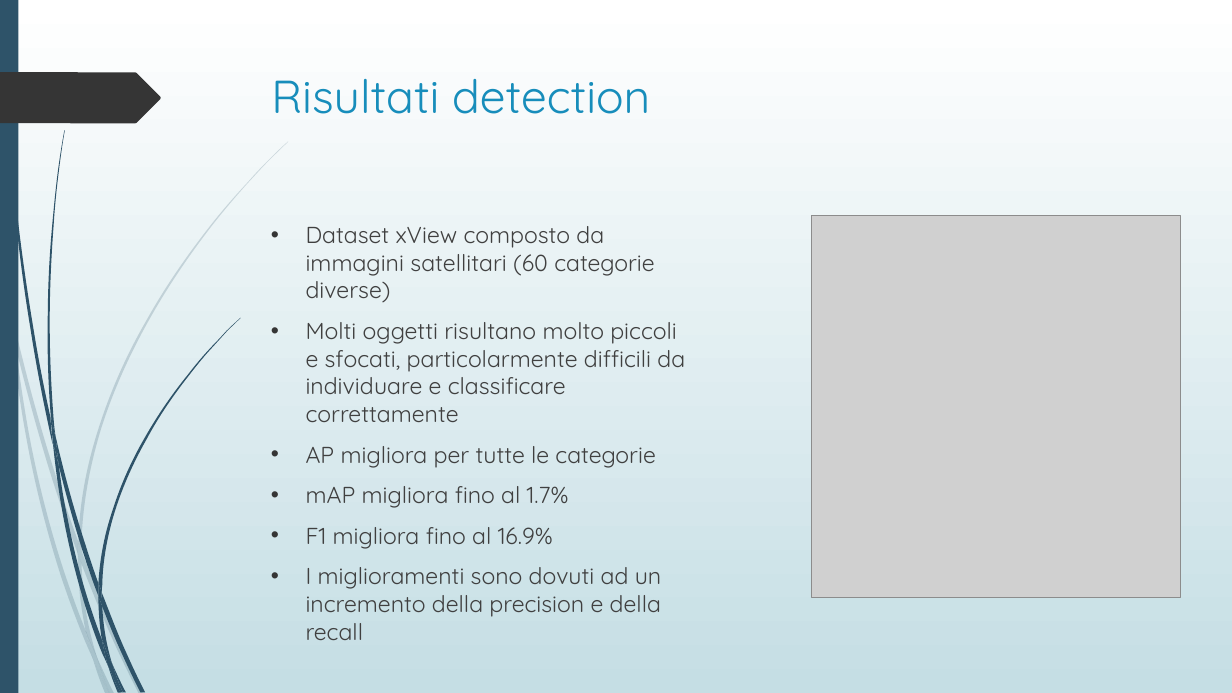
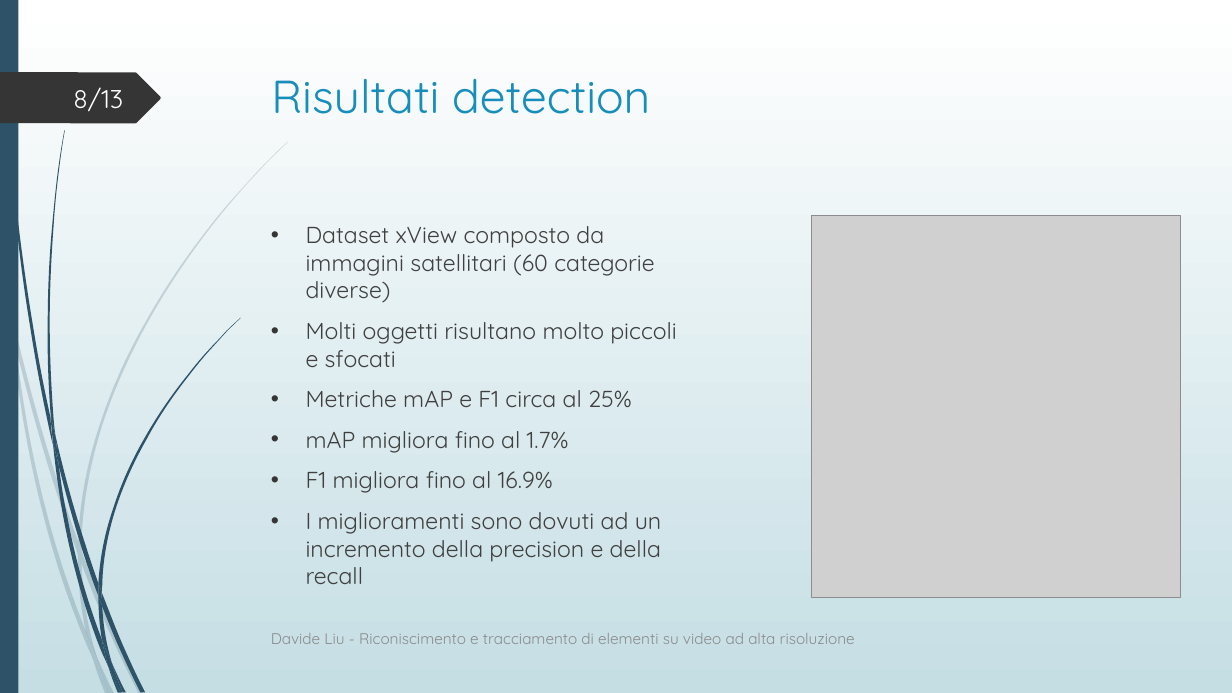
Before and after one commit to davide97l/Tesi-Laurea-Triennale, a slide deck: slide 8 of presentazione_tesi.pptx. Drawn at 1232x693 pixels with LibreOffice and Linux fonts; fonts in the diff are those of the drawing; grey boxes stand for pictures. Boxes give left, top, right and bottom in pixels: in the first picture for what was removed or moved away, otherwise in the second. Text is boxed around its words. In the diff, an @@ line names an element or a change of style, - is before the commit and + after.

```diff
--- a/presentazione_tesi.pptx
+++ b/presentazione_tesi.pptx
@@ page number added at box(73, 87, 123, 112), 20 pt, text #FEFFFF @@
+8/13
@@ text at box(306, 322, 677, 407): text changed @@
-• Molti oggetti risultano molto piccoli e sfocati, particolarmente difficili da individuare e classificare correttamente
-• AP migliora per tutte le categorie
+• Molti oggetti risultano molto piccoli e sfocati
+• Metriche mAP e F1 circa al 25%
@@ text added at box(271, 633, 855, 644), 12 pt, text #8C8C8C @@
+Davide Liu - Riconiscimento e tracciamento di elementi su video ad alta risoluzione
```
Also in this commit, not shown: 12 other slides changed, 6 other files.
